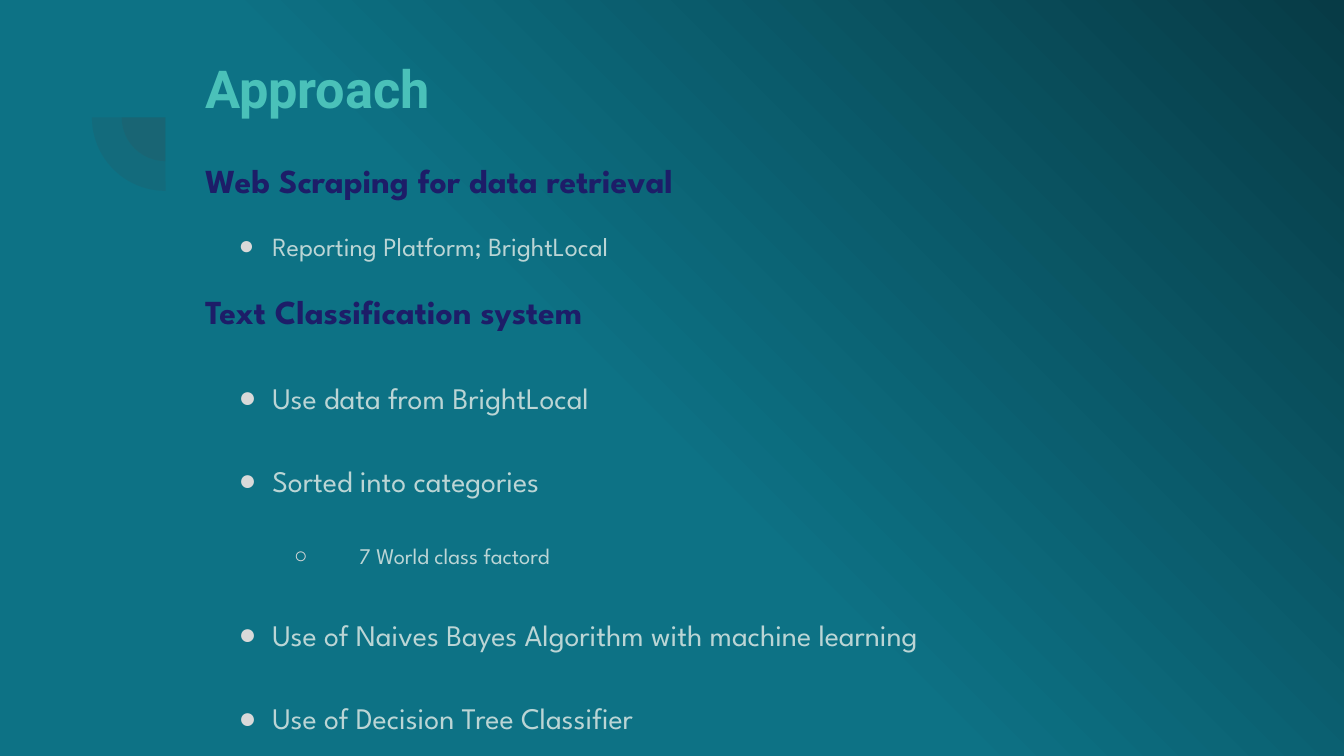
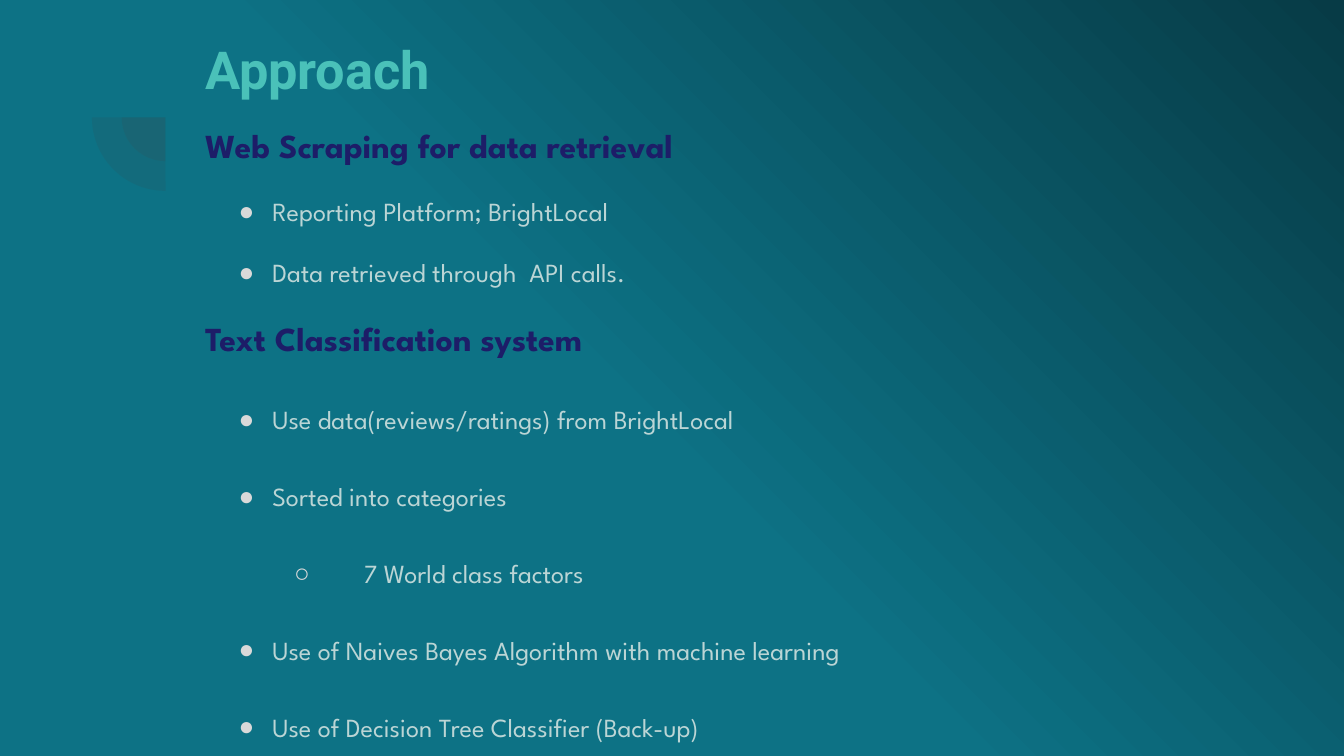
Before and after one commit to fobmsm/fobm.github.io, a slide deck: slide 4 of Pro_plan.pptx. Drawn at 1344x756 pixels with LibreOffice and Linux fonts; fonts in the diff are those of the drawing. Boxes give left, top, right and bottom in pixels: in the first picture for what was removed or moved away, otherwise in the second. Text is boxed around its words. In the diff, an @@ line names an element or a change of style, - is before the commit and + after.

```diff
--- a/Pro_plan.pptx
+++ b/Pro_plan.pptx
@@ title "Approach": place and size @@
-title "Approach" at bbox=[205, 69, 430, 119]
+title "Approach" at bbox=[205, 50, 430, 100]
@@ text "Web Scraping for data retrieval": place and size @@
-text "Web Scraping for data retrieval" at bbox=[205, 169, 918, 730]
+text "Web Scraping for data retrieval" at bbox=[205, 135, 839, 743]
@@ text at bbox=[272, 264, 625, 288]: paragraph added @@
+● Data retrieved through API calls.
@@ text at bbox=[272, 410, 734, 435]: text changed; size 16 to 14 pt @@
-● Use data from BrightLocal
+● Use data(reviews/ratings) from BrightLocal
@@ text at bbox=[272, 488, 839, 666]: size 16 to 14 pt in "Sorted into categories", "Use of Naives Bayes Algorithm with machine ..." @@
@@ text at bbox=[364, 565, 584, 584]: text changed; size 12 to 14 pt @@
-        ○ 7 World class factord
+        ○ 7 World class factors
@@ text at bbox=[272, 718, 699, 743]: text changed; size 16 to 14 pt @@
-● Use of Decision Tree Classifier
+● Use of Decision Tree Classifier (Back-up)
```
Also in this commit, not shown: 7 other slides changed.
